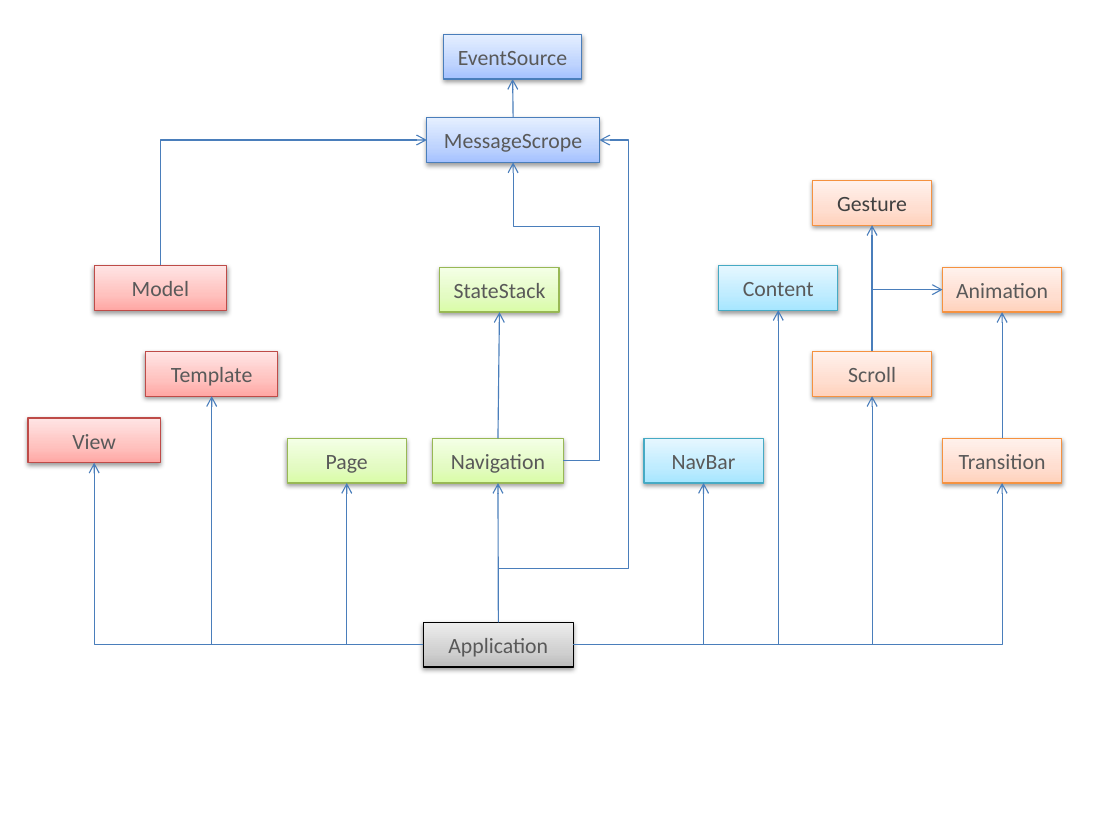
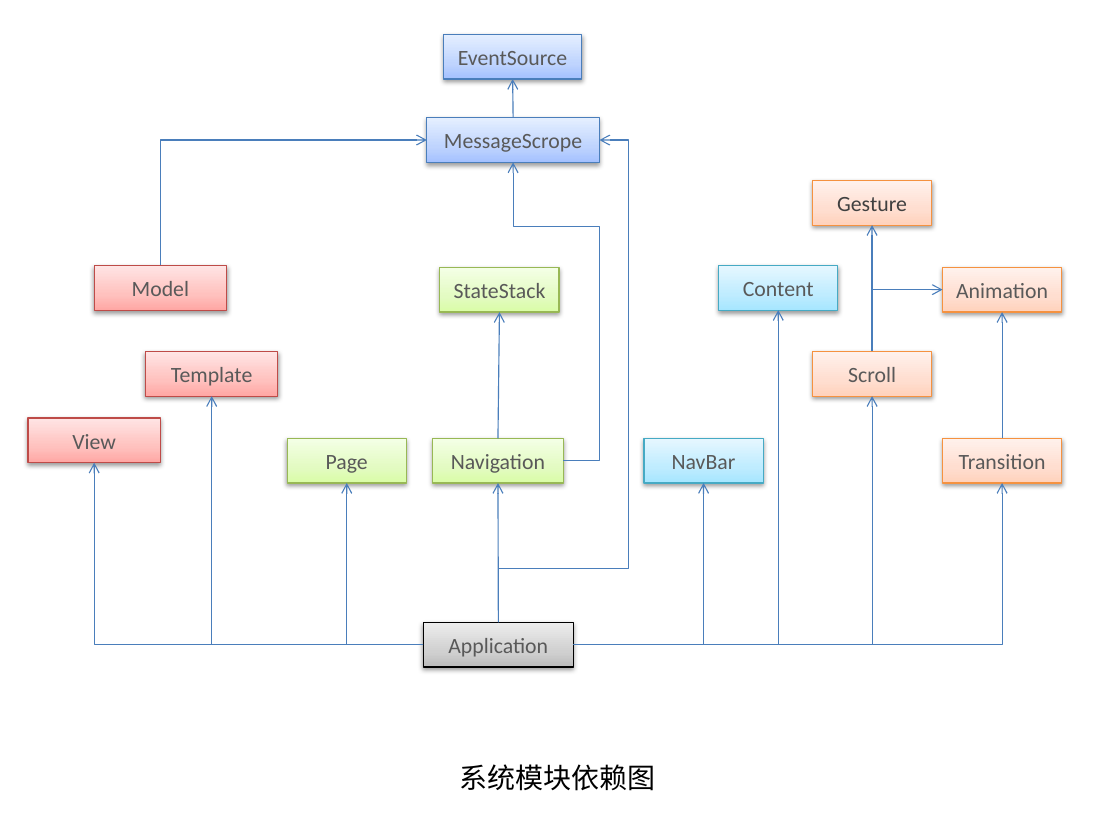
Before and after one commit to mixteam/mixsln, a slide deck: slide 1 of doc/design.pptx. Drawn at 1120x840 pixels with LibreOffice and Linux fonts; fonts in the diff are those of the drawing. Boxes give left, top, right and bottom in pixels: in the first picture for what was removed or moved away, otherwise in the second. Text is boxed around its words. In the diff, an @@ line names an element or a change of style, - is before the commit and + after.

```diff
--- a/doc/design.pptx
+++ b/doc/design.pptx
@@ text added at box(460, 764, 656, 791), 18 pt, text #000000 @@
+系统模块依赖图
```
Also in this commit, not shown: 1 slide added, 24 other files.
